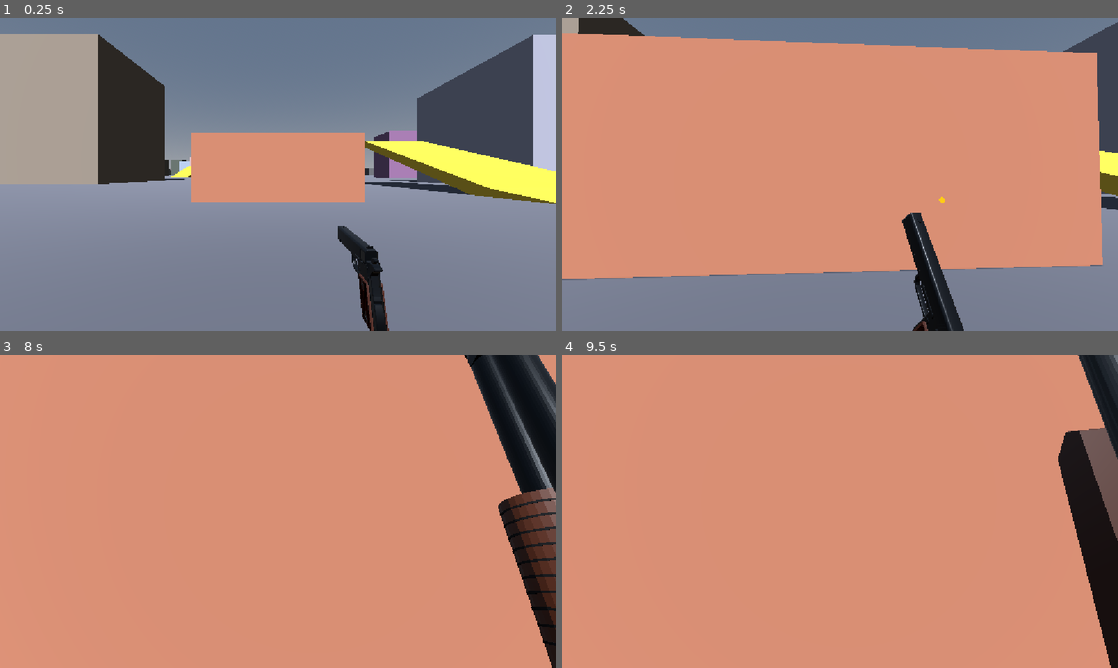
Above: before the commit, frames 1-4 (two rows, left to right).
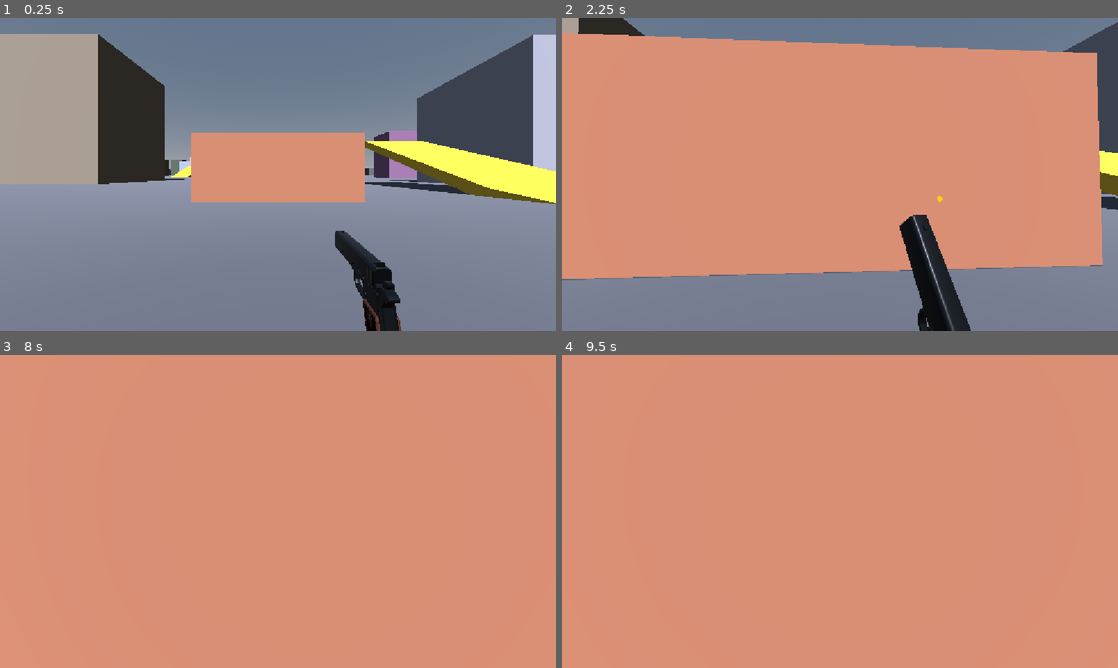
Above: after the commit, the same moments.

Repository: wrkcoronel/Engine3D-Kit
Game: Godot game, scene res://app/main.tscn
Two runs of this game, one before a commit and one after it. Both use one fixed random seed, a clock stepped at 60 frames per second and the inputs below.
Inputs (mouse positions are in pixels of both pictures, inside the frame that each line leads up to):
- Up to frame 1 (0.25 s): no input
- Up to frame 2 (2.25 s): tap Enter at 0.5 s; move the mouse to (867, 174) at 0.52 s; hold Ctrl 0.53-1.28 s; hold W from 0.53 s (still down); click (867, 174) at 0.67 s; tap Space at 0.77, 1.52 s; move the mouse to (812, 174) at 1.27 s; tap C at 1.35 s; move the mouse to (851, 168) at 2.02 s; hold Shift from 2.03 s (still down)
- Up to frame 3 (8 s): move the mouse to (272, 517) at 2.77 s; release Shift at 2.78 s; tap E at 2.85 s; click (272, 517) at 2.92 s; tap Space at 3.02, 3.5, 3.77, 4.52, 5, 6.02, 6.5, 6.77, 7.52 s; move the mouse to (316, 514) at 3.52 s; hold R 3.53-4.28 s; tap Enter at 4.25, 5.75 s; move the mouse to (233, 508) at 4.27 s; tap M at 4.35 s; move the mouse to (283, 511) at 5.02 s; tap V at 5.1 s; click (283, 511) at 5.17 s; move the mouse to (255, 505) at 5.77 s; release W at 5.78 s; hold D 5.78-6.53 s; tap Q at 5.85 s; move the mouse to (305, 511) at 6.52 s; hold W from 6.53 s (still down); tap 1 at 6.6 s; move the mouse to (250, 511) at 7.27 s; tap 2 at 7.35 s; click (250, 511) at 7.42 s
- Up to frame 4 (9.5 s): move the mouse to (851, 505) at 8.02 s; tap 3 at 8.1 s; move the mouse to (834, 517) at 8.77 s; release W at 8.78 s; hold A from 8.78 s (still down); tap 4 at 8.85 s; tap Space at 9.02 s

The runs differ from the first frame. In frame 1, 1.2% of the frame differs, in the area x 60-73%, y 66-100%; in frame 2, 1.0%; in frame 3, 8.1%, in the area x 83-100%, y 0-100%; in frame 4, 6.1%.

Commit message:
feat(gun): aproxima as armas da camera
A arma parecia distante. Fica maior e mais baixa no canto direito, como em COD e BF1.

Co-Authored-By: Claude Sonnet 5.5 <noreply@anthropic.com>

Diff:
--- a/contexts/weapons/models/boito_pump/boito_pump.tscn
+++ b/contexts/weapons/models/boito_pump/boito_pump.tscn
@@ -65,7 +65,7 @@
 rings = 1
 
 [node name="Escopeta" type="Node3D"]
-position = Vector3(0.20, -0.22, -0.38)
+position = Vector3(0.16, -0.19, -0.27)
 
 [node name="Visual" type="Node3D" parent="."]
 
--- a/contexts/weapons/models/carbine_22/carbine_22.tscn
+++ b/contexts/weapons/models/carbine_22/carbine_22.tscn
@@ -59,7 +59,7 @@
 size = Vector3(0.0012, 0.003, 0.0055)
 
 [node name="Carabina22" type="Node3D"]
-position = Vector3(0.20, -0.22, -0.38)
+position = Vector3(0.16, -0.19, -0.27)
 
 [node name="Visual" type="Node3D" parent="."]
 
--- a/contexts/weapons/models/hunting_rifle/hunting_rifle.tscn
+++ b/contexts/weapons/models/hunting_rifle/hunting_rifle.tscn
@@ -43,7 +43,7 @@
 rings = 1
 
 [node name="RifleCaca" type="Node3D"]
-position = Vector3(0.20, -0.22, -0.38)
+position = Vector3(0.16, -0.19, -0.27)
 
 [node name="Visual" type="Node3D" parent="."]
 
--- a/contexts/weapons/models/pistol_1911/pistol_1911.tscn
+++ b/contexts/weapons/models/pistol_1911/pistol_1911.tscn
@@ -58,7 +58,7 @@
 height = 0.07
 
 [node name="Pistola" type="Node3D" unique_id=6785070]
-transform = Transform3D(1, 0, 0, 0, 1, 0, 0, 0, 1, 0.18, -0.18, -0.42)
+transform = Transform3D(1, 0, 0, 0, 1, 0, 0, 0, 1, 0.14, -0.16, -0.30)
 
 [node name="Visual" type="Node3D" parent="." unique_id=810509922]
 
